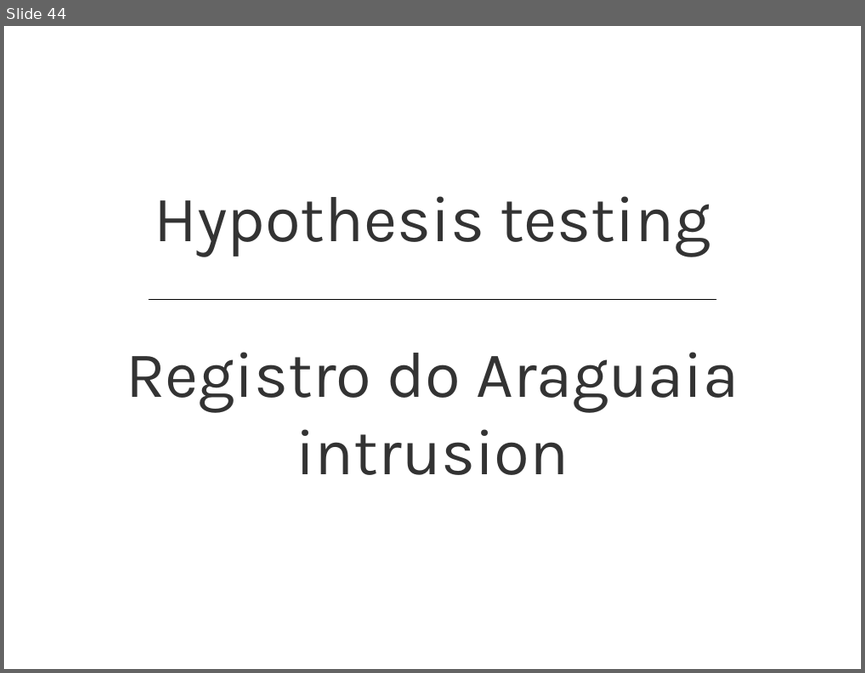
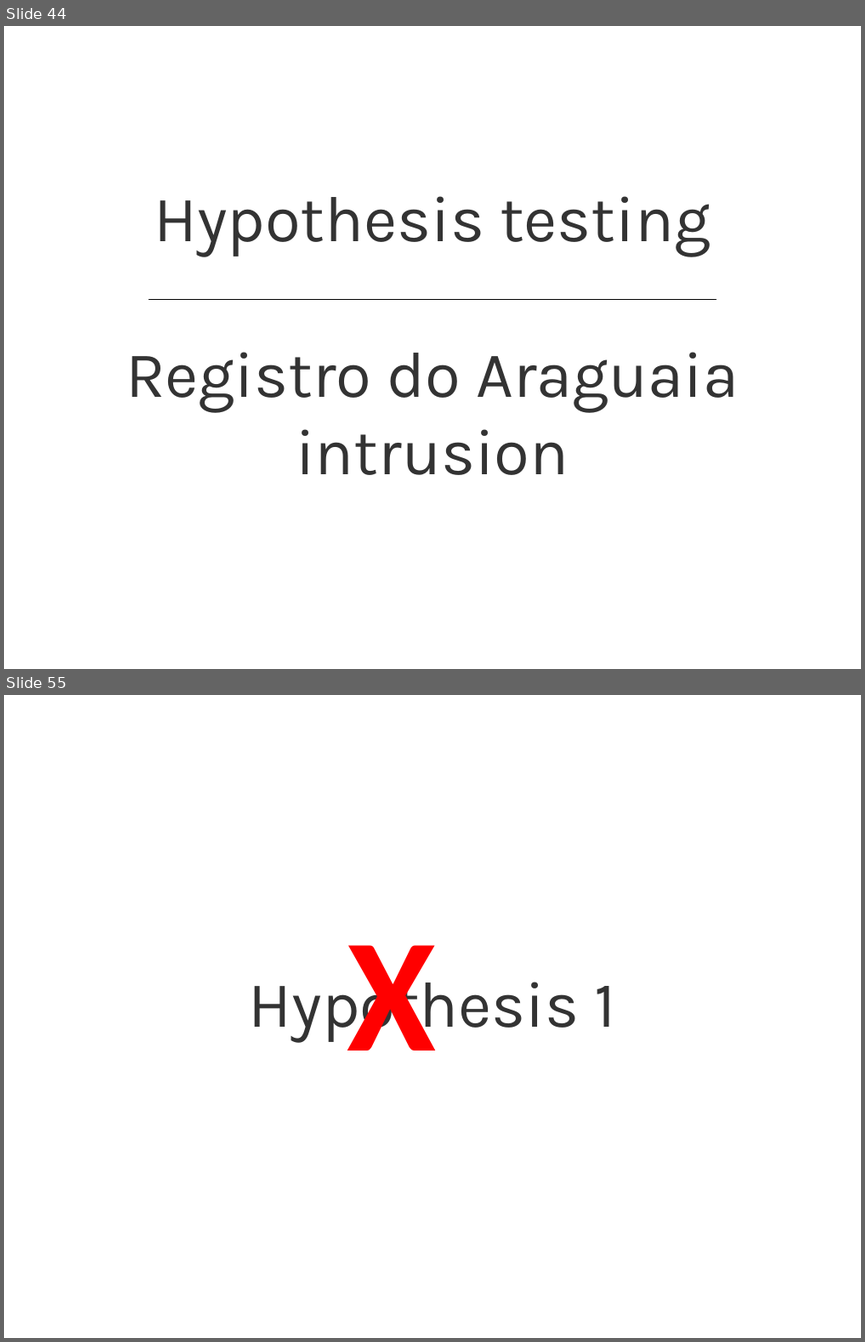
Before and after one commit to leouieda/gghs2012, a slide deck: presentation/uieda_barbosa_iag2012.odp. Shown one above the other, each under a label of ours: slide 44 before the commit, slides 44 and 55 after it; the slides between them are not shown. The pictures are 865x673 and 865x1342 pixels, drawn with LibreOffice and Linux fonts; fonts in the diff are those of the drawing; background and template pictures are left out. Boxes give left, top, right and bottom in pixels: in the first picture for what was removed or moved away, otherwise in the second. Text is boxed around its words. In the diff, an @@ line names an element or a change of style, - is before the commit and + after.

```diff
--- a/presentation/uieda_barbosa_iag2012.odp
+++ b/presentation/uieda_barbosa_iag2012.odp
@@ slide 55 added at box(4, 695, 861, 1338), background picture (left out) @@
@@ text added at box(347, 945, 436, 1050), 150 pt, text #FF0000, bold @@
+X
@@ title added at box(249, 968, 616, 1042), 60 pt, text #333333 @@
+Hypothesis 1
```
Also in this commit, not shown: 32 other slides added, 1 slide removed, 3 other files.
